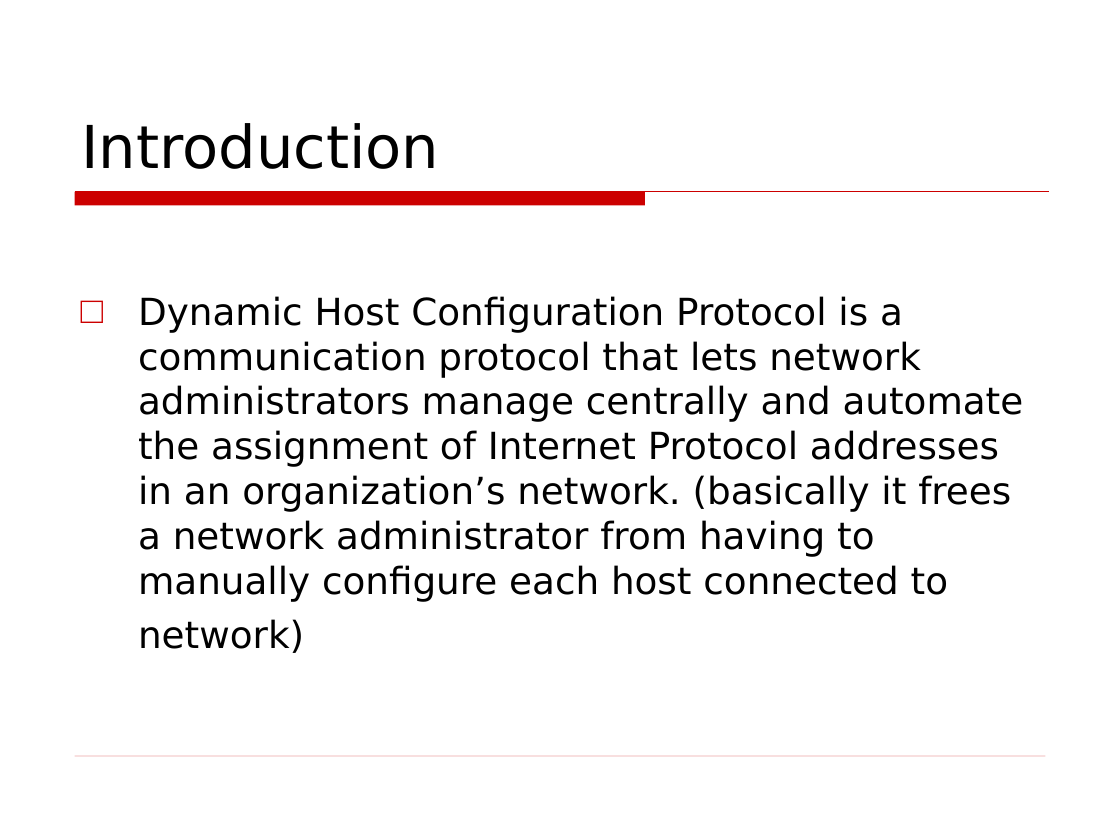
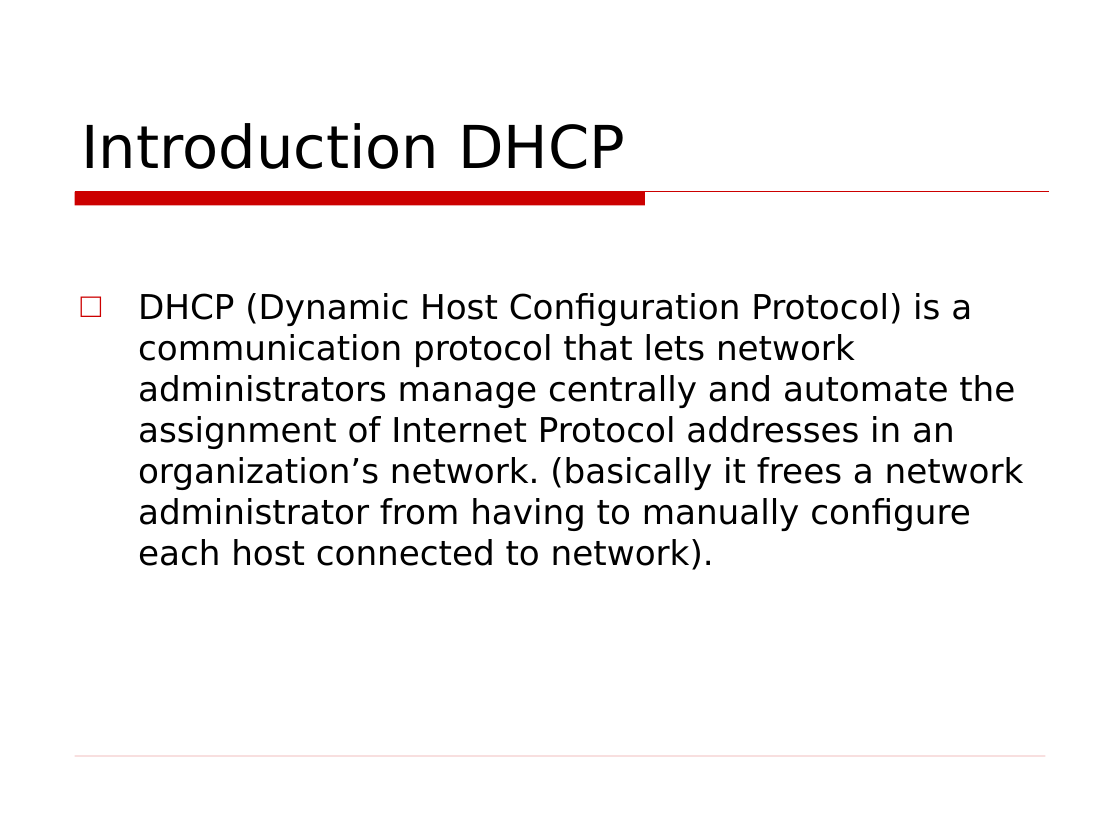
Before and after one commit to huynhlinh112/Test, a slide deck: slide 12 of DHCP.ppt (slide 4 before the commit). Drawn at 1120x840 pixels with LibreOffice and Linux fonts; fonts in the diff are those of the drawing; background and template pictures are left out. Boxes give left, top, right and bottom in pixels: in the first picture for what was removed or moved away, otherwise in the second. Text is boxed around its words. In the diff, an @@ line names an element or a change of style, - is before the commit and + after.

```diff
--- a/DHCP.ppt
+++ b/DHCP.ppt
@@ title at <box>82,123,625,169</box>: text changed @@
-Introduction
+Introduction DHCP
@@ text at <box>138,293,1024,570</box>: text changed; size 24 to 22 pt @@
-□ Dynamic Host Configuration Protocol is a communication protocol that lets network administrators manage centrally and automate the assignment of Internet Protocol addresses in an organization’s network. (basically it frees a network administrator from having to manually configure each host connected to network)
+□ DHCP (Dynamic Host Configuration Protocol) is a communication protocol that lets network administrators manage centrally and automate the assignment of Internet Protocol addresses in an organization’s network. (basically it frees a network administrator from having to manually configure each host connected to network).
```
Also in this commit, not shown: 20 other slides changed, 22 slides added, 6 slides removed.
